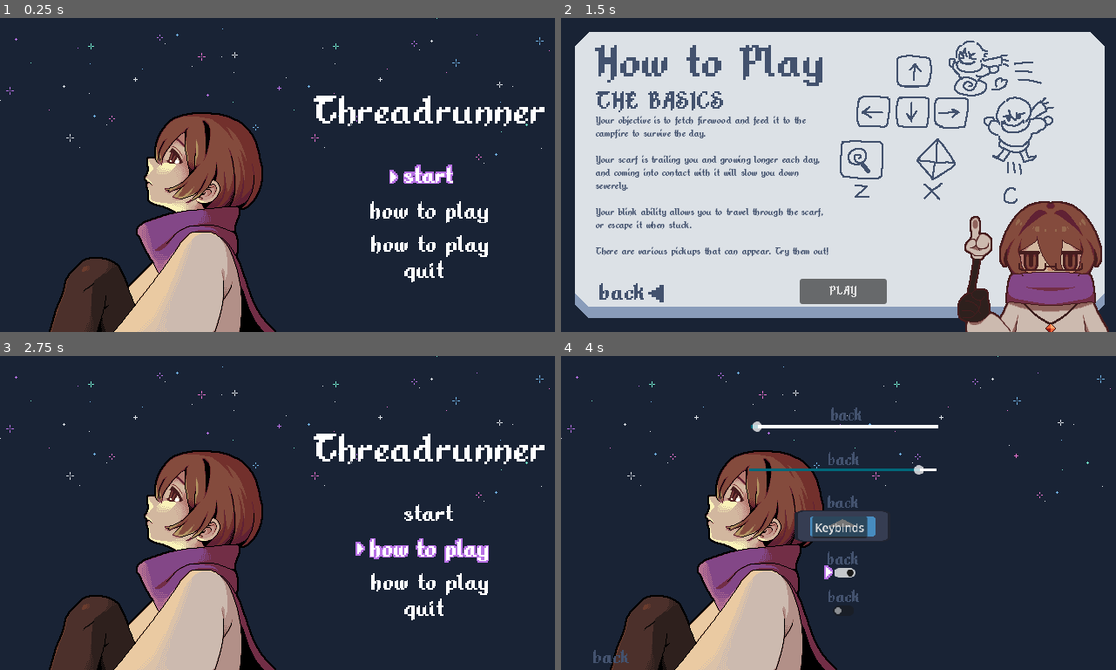
Above: before the commit, frames 1-4 (two rows, left to right).
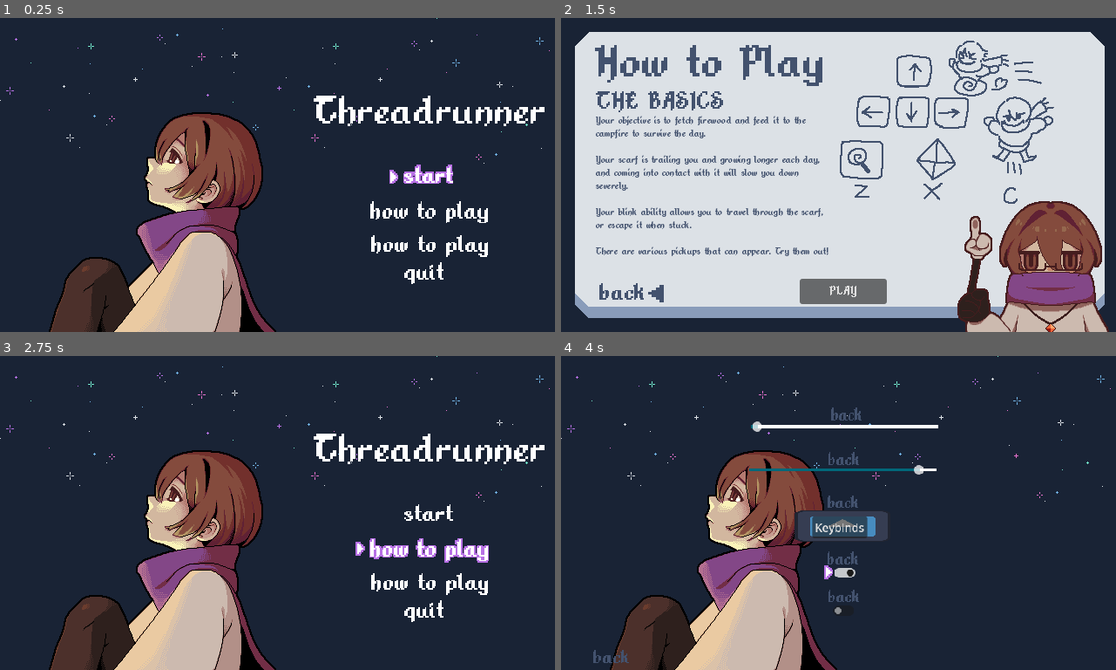
Above: after the commit, the same moments.

Repository: TheRealRaichu/speed-platformer-snake
Game: Godot game, scene res://scenes/scene_root.tscn
Two runs of this game, one before a commit and one after it. Both use one fixed random seed, a clock stepped at 60 frames per second and the inputs below. The engine's default icon, where the game draws it, is replaced by a stand-in: a white triangle on a blue panel in a dark square.
Inputs (mouse positions are in pixels of both pictures, inside the frame that each line leads up to):
- Up to frame 1 (0.25 s): no input
- Up to frame 2 (1.5 s): tap Enter at 0.5 s; hold Right (move_right) from 0.53 s (still down); tap X (ability) at 0.6 s; tap C (jump) at 0.77 s; tap 7 (add_blink) at 1.35 s
- Up to frame 3 (2.75 s): tap C (jump) at 1.52 s; tap Space at 2 s; release Right (move_right) at 2.03 s; hold Left (move_left) from 2.03 s (still down); tap 6 (add_portfuel) at 2.1 s
- Up to frame 4 (4 s): release Left (move_left) at 2.78 s; hold Right (move_right) 2.78-3.5 s; tap 9 (add_reel) at 2.85 s; tap C (jump) at 3.02 s; click (844, 572) at 3.5 s

The runs differ from the first frame. In frame 1, less than 0.1% of the frame differs, in the area x 72-80%, y 77-85%; in frame 2, nothing differs; in frame 3, less than 0.1%; in frame 4, nothing differs.

Commit message:
Moved the quit node slightly below in main menu scene.

Diff:
--- a/speed-platformer-snake/scenes/main_menu.tscn
+++ b/speed-platformer-snake/scenes/main_menu.tscn
@@ -167,6 +167,7 @@
 offset_bottom = 116.249985
 
 [node name="QuitNode" type="Node2D" parent="MainMenuTitle/VBoxContainer" unique_id=372612481]
+position = Vector2(-3.814697e-05, 2.4999998)
 
 [node name="quit game" type="Button" parent="MainMenuTitle/VBoxContainer/QuitNode" unique_id=2016756342]
 modulate = Color(1, 1, 1, 0)
